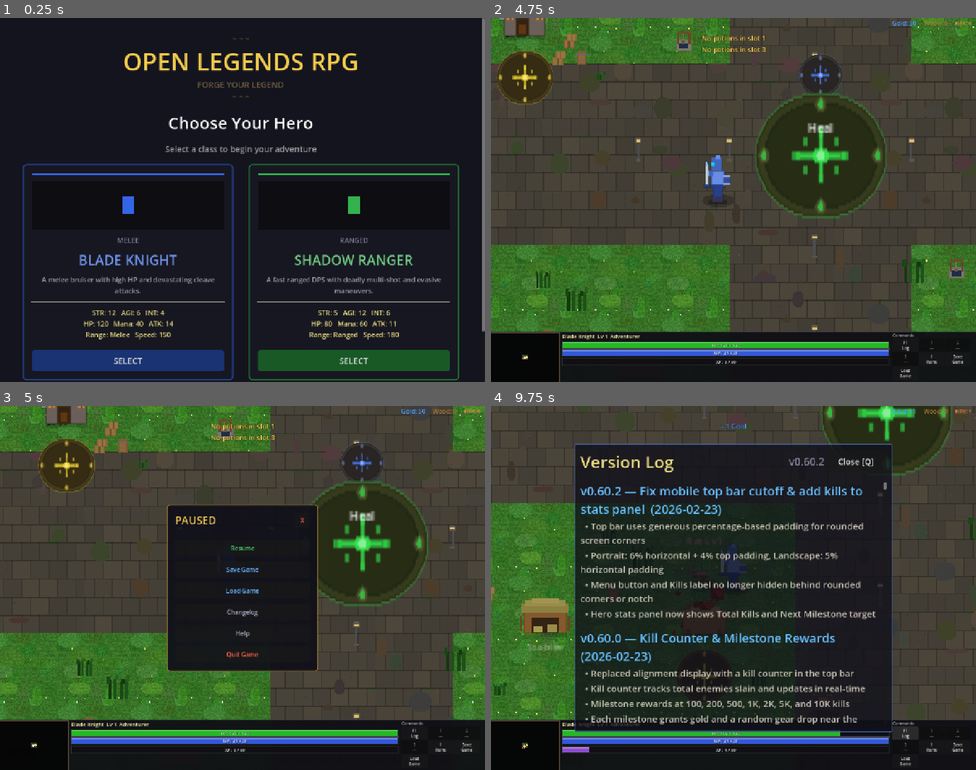
Above: before the commit, frames 1-4 (two rows, left to right).
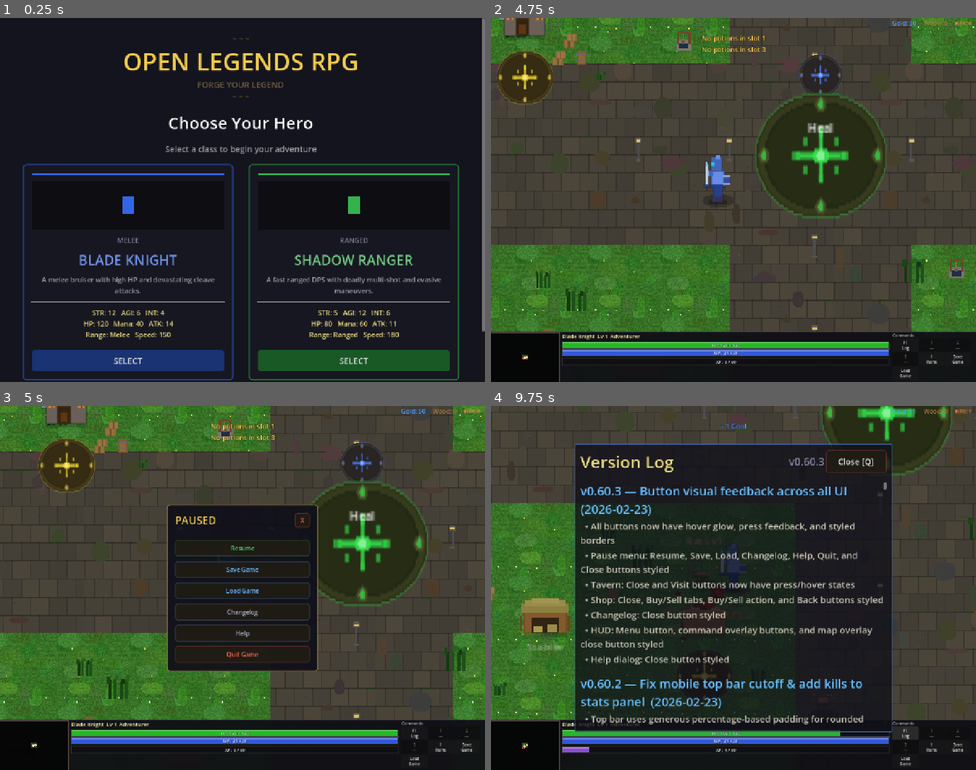
Above: after the commit, the same moments.

Repository: slxny/legends-open-rpg
Game: Godot game, scene res://scenes/main.tscn
Same seed, same stepped clock (60 frames per second), same inputs: the game is played once before the commit and once after it.
Inputs (mouse positions are in pixels of both pictures, inside the frame that each line leads up to):
- Up to frame 1 (0.25 s): no input
- Up to frame 2 (4.75 s): click "SELECT" at 0.5 s; tap Enter at 1.25 s; drag from (524, 356) to (733, 178) at 1.27 s; drag from (636, 218) to (757, 232) at 2.02 s; move the mouse to (782, 119) at 2.77 s; hold D (move_right) 2.78-3.5 s; tap 1 at 2.85 s; drag from (709, 272) to (767, 141) at 3.52 s; move the mouse to (879, 254) at 4.27 s; hold A (move_left) from 4.28 s (still down); tap 3 at 4.35 s
- Up to frame 3 (5 s): keep holding A (move_left); tap Escape (ui_cancel) at 4.9 s
- Up to frame 4 (9.75 s): release A (move_left) at 5 s; drag from (588, 533) to (854, 464) at 5.02 s; click "Resume" at 5.75 s; move the mouse to (515, 693) at 6.52 s; hold S (move_down) 6.53-7.25 s; tap F (interact) at 6.6 s; click (515, 693) at 6.67 s; drag from (665, 675) to (636, 606) at 7.27 s; drag from (544, 762) to (782, 507) at 8.02 s; drag from (883, 751) to (709, 660) at 8.77 s; click "F1 Log" at 9.5 s

Frames 1-2 are identical in both runs. In frame 3, 1.0% of the frame differs, in the area x 36-64%, y 29-71%; in frame 4, 9.7%, in the area x 18-82%, y 12-88%.

Commit message:
Add hover/press visual feedback to all UI buttons (v0.60.3)
Styled buttons across pause menu, tavern, shop, changelog, HUD overlays,
and help dialog with consistent dark theme: subtle border glow on hover,
brightened background on press, accent-colored borders per context.

Co-Authored-By: Claude Opus 4.6 <noreply@anthropic.com>

Diff:
--- a/scenes/ui/changelog_dialog.gd
+++ b/scenes/ui/changelog_dialog.gd
@@ -9,9 +9,23 @@
 var _is_visible: bool = false
 var _is_mobile: bool = false
 
-const GAME_VERSION := "v0.60.2"
+const GAME_VERSION := "v0.60.3"
 
 const CHANGELOG: Array[Dictionary] = [
+	{
+		"version": "v0.60.3",
+		"title": "Button visual feedback across all UI",
+		"date": "2026-02-23",
+		"entries": [
+			"All buttons now have hover glow, press feedback, and styled borders",
+			"Pause menu: Resume, Save, Load, Changelog, Help, Quit, and Close buttons styled",
+			"Tavern: Close and Visit buttons now have press/hover states",
+			"Shop: Close, Buy/Sell tabs, Buy/Sell action, and Back buttons styled",
+			"Changelog: Close button styled",
+			"HUD: Menu button, command overlay buttons, and map overlay close button styled",
+			"Help dialog: Close button styled",
+		]
+	},
 	{
 		"version": "v0.60.2",
 		"title": "Fix mobile top bar cutoff & add kills to stats panel",
@@ -1123,6 +1137,7 @@
 func _ready() -> void:
 	panel.visible = false
 	close_button.pressed.connect(close)
+	_style_btn(close_button, Color(1.0, 0.4, 0.3))
 	version_label.text = GAME_VERSION
 
 func open() -> void:
@@ -1192,6 +1207,24 @@
 		spacer.custom_minimum_size = Vector2(0, spacer_height)
 		entries_container.add_child(spacer)
 
+func _style_btn(btn: Button, accent: Color = Color(0.9, 0.75, 0.3)) -> void:
+	var normal = StyleBoxFlat.new()
+	normal.bg_color = Color(0.12, 0.11, 0.08, 0.95)
+	normal.border_color = accent * Color(0.5, 0.5, 0.5, 0.6)
+	normal.set_border_width_all(2)
+	normal.set_corner_radius_all(6)
+	normal.set_content_margin_all(4)
+	var hover = normal.duplicate()
+	hover.bg_color = Color(0.18, 0.16, 0.12, 0.95)
+	hover.border_color = accent * Color(0.8, 0.8, 0.8, 0.8)
+	var pressed = normal.duplicate()
+	pressed.bg_color = Color(0.25, 0.22, 0.14, 0.95)
+	pressed.border_color = accent
+	btn.add_theme_stylebox_override("normal", normal)
+	btn.add_theme_stylebox_override("hover", hover)
+	btn.add_theme_stylebox_override("pressed", pressed)
+	btn.add_theme_stylebox_override("focus", hover)
+
 func _unhandled_input(event: InputEvent) -> void:
 	if _is_visible and (event.is_action_pressed("ui_cancel") or event.is_action_pressed("ability_1")):
 		close()
--- a/scenes/ui/hud.gd
+++ b/scenes/ui/hud.gd
@@ -211,6 +211,7 @@
 	close_btn.text = "X"
 	close_btn.custom_minimum_size = Vector2(120, 100)
 	close_btn.add_theme_font_size_override("font_size", 50)
+	_style_btn(close_btn, Color(1.0, 0.4, 0.3))
 	close_btn.pressed.connect(_toggle_cmd_overlay)
 	title_row.add_child(close_btn)
 
@@ -230,6 +231,7 @@
 	log_b.custom_minimum_size = btn_size
 	log_b.size_flags_horizontal = Control.SIZE_EXPAND_FILL
 	log_b.add_theme_font_size_override("font_size", fs)
+	_style_btn(log_b, Color(0.7, 0.7, 0.8))
 	log_b.pressed.connect(func():
 		_on_changelog_pressed()
 		_toggle_cmd_overlay()
@@ -243,6 +245,7 @@
 		p.custom_minimum_size = btn_size
 		p.size_flags_horizontal = Control.SIZE_EXPAND_FILL
 		p.add_theme_font_size_override("font_size", fs)
+		_style_btn(p, Color(0.5, 1.0, 0.5))
 		var idx = i
 		p.pressed.connect(func():
 			if _player and is_instance_valid(_player):
@@ -257,6 +260,7 @@
 	inv_b.custom_minimum_size = btn_size
 	inv_b.size_flags_horizontal = Control.SIZE_EXPAND_FILL
 	inv_b.add_theme_font_size_override("font_size", fs)
+	_style_btn(inv_b, Color(0.5, 0.8, 1.0))
 	inv_b.pressed.connect(func():
 		_on_inventory_pressed()
 		_toggle_cmd_overlay()
@@ -268,6 +272,7 @@
 	save_b.custom_minimum_size = btn_size
 	save_b.size_flags_horizontal = Control.SIZE_EXPAND_FILL
 	save_b.add_theme_font_size_override("font_size", fs)
+	_style_btn(save_b, Color(0.4, 0.7, 1.0))
 	save_b.pressed.connect(func():
 		_on_save_pressed()
 		_toggle_cmd_overlay()
@@ -279,6 +284,7 @@
 	load_b.custom_minimum_size = btn_size
 	load_b.size_flags_horizontal = Control.SIZE_EXPAND_FILL
 	load_b.add_theme_font_size_override("font_size", fs)
+	_style_btn(load_b, Color(0.4, 0.7, 1.0))
 	load_b.pressed.connect(func():
 		_on_load_pressed()
 		_toggle_cmd_overlay()
@@ -355,6 +361,7 @@
 	close_btn.text = "X"
 	close_btn.custom_minimum_size = Vector2(120, 100)
 	close_btn.add_theme_font_size_override("font_size", 50)
+	_style_btn(close_btn, Color(1.0, 0.4, 0.3))
 	close_btn.pressed.connect(_toggle_map_overlay)
 	title_row.add_child(close_btn)
 
@@ -405,6 +412,7 @@
 		menu_btn.custom_minimum_size = Vector2(140, 60)
 		menu_btn.add_theme_font_size_override("font_size", 34)
 	menu_btn.modulate = Color(1, 1, 1, 0.7)
+	_style_btn(menu_btn, Color(0.9, 0.75, 0.3))
 	menu_btn.pressed.connect(func():
 		var menus = get_tree().get_nodes_in_group("pause_menu")
 		if menus.size() > 0:
@@ -507,6 +515,24 @@
 
 func _on_wood_changed(amount: int) -> void:
 	wood_label.text = "Wood: %d" % amount
+
+func _style_btn(btn: Button, accent: Color = Color(0.9, 0.75, 0.3)) -> void:
+	var normal = StyleBoxFlat.new()
+	normal.bg_color = Color(0.12, 0.11, 0.08, 0.95)
+	normal.border_color = accent * Color(0.5, 0.5, 0.5, 0.6)
+	normal.set_border_width_all(2)
+	normal.set_corner_radius_all(6)
+	normal.set_content_margin_all(4)
+	var hover = normal.duplicate()
+	hover.bg_color = Color(0.18, 0.16, 0.12, 0.95)
+	hover.border_color = accent * Color(0.8, 0.8, 0.8, 0.8)
+	var pressed = normal.duplicate()
+	pressed.bg_color = Color(0.25, 0.22, 0.14, 0.95)
+	pressed.border_color = accent
+	btn.add_theme_stylebox_override("normal", normal)
+	btn.add_theme_stylebox_override("hover", hover)
+	btn.add_theme_stylebox_override("pressed", pressed)
+	btn.add_theme_stylebox_override("focus", hover)
 
 func _on_kills_changed(total: int) -> void:
 	kills_label.text = "Kills: %d" % total
--- a/scenes/ui/pause_menu.gd
+++ b/scenes/ui/pause_menu.gd
@@ -88,6 +88,7 @@
 	close_btn.custom_minimum_size = Vector2(120, 100) if _is_mobile else Vector2(40, 32)
 	close_btn.add_theme_font_size_override("font_size", 50 if _is_mobile else 16)
 	close_btn.add_theme_color_override("font_color", Color(1.0, 0.4, 0.3))
+	_style_btn(close_btn, Color(1.0, 0.4, 0.3))
 	close_btn.pressed.connect(func(): close())
 	top_bar.add_child(close_btn)
 
@@ -118,8 +119,27 @@
 	btn.size_flags_horizontal = Control.SIZE_EXPAND_FILL
 	btn.add_theme_font_size_override("font_size", font_size)
 	btn.add_theme_color_override("font_color", color)
+	_style_btn(btn, color)
 	btn.pressed.connect(callback)
 	parent.add_child(btn)
+
+func _style_btn(btn: Button, accent: Color = Color(0.9, 0.75, 0.3)) -> void:
+	var normal = StyleBoxFlat.new()
+	normal.bg_color = Color(0.12, 0.11, 0.08, 0.95)
+	normal.border_color = accent * Color(0.5, 0.5, 0.5, 0.6)
+	normal.set_border_width_all(2)
+	normal.set_corner_radius_all(6)
+	normal.set_content_margin_all(4)
+	var hover = normal.duplicate()
+	hover.bg_color = Color(0.18, 0.16, 0.12, 0.95)
+	hover.border_color = accent * Color(0.8, 0.8, 0.8, 0.8)
+	var pressed = normal.duplicate()
+	pressed.bg_color = Color(0.25, 0.22, 0.14, 0.95)
+	pressed.border_color = accent
+	btn.add_theme_stylebox_override("normal", normal)
+	btn.add_theme_stylebox_override("hover", hover)
+	btn.add_theme_stylebox_override("pressed", pressed)
+	btn.add_theme_stylebox_override("focus", hover)
 
 func _on_save() -> void:
 	SaveLoadManager.save_game()
@@ -196,6 +216,7 @@
 	close_btn.custom_minimum_size = Vector2(120, 100) if _is_mobile else Vector2(80, 32)
 	if _is_mobile:
 		close_btn.add_theme_font_size_override("font_size", 50)
+	_style_btn(close_btn, Color(1.0, 0.4, 0.3))
 	close_btn.pressed.connect(func(): help_layer.queue_free())
 	top.add_child(close_btn)
 	vbox.add_child(top)
--- a/scenes/ui/shop_dialog.gd
+++ b/scenes/ui/shop_dialog.gd
@@ -125,6 +125,7 @@
 		_close_btn.text = "Close [Q]"
 		_close_btn.custom_minimum_size = Vector2(90, 30)
 		_close_btn.add_theme_font_size_override("font_size", fs_btn)
+	_style_btn(_close_btn, Color(1.0, 0.4, 0.3))
 	_close_btn.pressed.connect(close)
 	top_bar.add_child(_close_btn)
 
@@ -143,6 +144,7 @@
 	_buy_tab_btn.size_flags_horizontal = Control.SIZE_EXPAND_FILL
 	_buy_tab_btn.custom_minimum_size = Vector2(0, tab_h)
 	_buy_tab_btn.add_theme_font_size_override("font_size", fs_btn)
+	_style_btn(_buy_tab_btn, Color(0.3, 0.8, 0.4))
 	_buy_tab_btn.pressed.connect(func(): _switch_tab(0))
 	tab_bar.add_child(_buy_tab_btn)
 
@@ -151,6 +153,7 @@
 	_sell_tab_btn.size_flags_horizontal = Control.SIZE_EXPAND_FILL
 	_sell_tab_btn.custom_minimum_size = Vector2(0, tab_h)
 	_sell_tab_btn.add_theme_font_size_override("font_size", fs_btn)
+	_style_btn(_sell_tab_btn, Color(1.0, 0.85, 0.3))
 	_sell_tab_btn.pressed.connect(func(): _switch_tab(1))
 	tab_bar.add_child(_sell_tab_btn)
 
@@ -235,12 +238,14 @@
 	_detail_action_btn = Button.new()
 	_detail_action_btn.custom_minimum_size = Vector2(280 if _is_mobile else 100, btn_h + 10 if _is_mobile else btn_h + 4)
 	_detail_action_btn.add_theme_font_size_override("font_size", fs_btn)
+	_style_btn(_detail_action_btn, Color(0.3, 0.9, 0.4))
 	action_row.add_child(_detail_action_btn)
 
 	_detail_close_btn = Button.new()
 	_detail_close_btn.text = "Back"
 	_detail_close_btn.custom_minimum_size = Vector2(220 if _is_mobile else 80, btn_h + 10 if _is_mobile else btn_h + 4)
 	_detail_close_btn.add_theme_font_size_override("font_size", fs_btn)
+	_style_btn(_detail_close_btn, Color(0.7, 0.7, 0.7))
 	_detail_close_btn.pressed.connect(func():
 		AudioManager.play_sfx("ui_tap", -4.0)
 		_hide_detail()
@@ -493,6 +498,28 @@
 	_hide_detail()
 	_refresh()
 
+func _style_btn(btn: Button, accent: Color = Color(0.9, 0.75, 0.3)) -> void:
+	var normal = StyleBoxFlat.new()
+	normal.bg_color = Color(0.12, 0.11, 0.08, 0.95)
+	normal.border_color = accent * Color(0.5, 0.5, 0.5, 0.6)
+	normal.set_border_width_all(2)
+	normal.set_corner_radius_all(6)
+	normal.set_content_margin_all(4)
+	var hover = normal.duplicate()
+	hover.bg_color = Color(0.18, 0.16, 0.12, 0.95)
+	hover.border_color = accent * Color(0.8, 0.8, 0.8, 0.8)
+	var pressed = normal.duplicate()
+	pressed.bg_color = Color(0.25, 0.22, 0.14, 0.95)
+	pressed.border_color = accent
+	var disabled = normal.duplicate()
+	disabled.bg_color = Color(0.08, 0.08, 0.06, 0.7)
+	disabled.border_color = Color(0.3, 0.3, 0.3, 0.4)
+	btn.add_theme_stylebox_override("normal", normal)
+	btn.add_theme_stylebox_override("hover", hover)
+	btn.add_theme_stylebox_override("pressed", pressed)
+	btn.add_theme_stylebox_override("disabled", disabled)
+	btn.add_theme_stylebox_override("focus", hover)
+
 func _unhandled_input(event: InputEvent) -> void:
 	if not _is_visible:
 		return
--- a/scenes/ui/tavern_dialog.gd
+++ b/scenes/ui/tavern_dialog.gd
@@ -35,6 +35,7 @@
 func _ready() -> void:
 	panel.visible = false
 	close_button.pressed.connect(close)
+	_style_btn(close_button, Color(1.0, 0.4, 0.3))
 
 func setup(player: Node2D) -> void:
 	_player = player
@@ -128,6 +129,7 @@
 	visit_btn.custom_minimum_size = Vector2(320, 80) if _is_mobile else Vector2(130, 36)
 	if _is_mobile:
 		visit_btn.add_theme_font_size_override("font_size", 34)
+	_style_btn(visit_btn, Color(0.9, 0.4, 0.5))
 	visit_btn.pressed.connect(_on_visit)
 	if GameManager.gold < VISIT_COST:
 		visit_btn.disabled = true
@@ -199,6 +201,28 @@
 			return b
 	return {}
 
+func _style_btn(btn: Button, accent: Color = Color(0.9, 0.75, 0.3)) -> void:
+	var normal = StyleBoxFlat.new()
+	normal.bg_color = Color(0.12, 0.11, 0.08, 0.95)
+	normal.border_color = accent * Color(0.5, 0.5, 0.5, 0.6)
+	normal.set_border_width_all(2)
+	normal.set_corner_radius_all(6)
+	normal.set_content_margin_all(4)
+	var hover = normal.duplicate()
+	hover.bg_color = Color(0.18, 0.16, 0.12, 0.95)
+	hover.border_color = accent * Color(0.8, 0.8, 0.8, 0.8)
+	var pressed = normal.duplicate()
+	pressed.bg_color = Color(0.25, 0.22, 0.14, 0.95)
+	pressed.border_color = accent
+	var disabled = normal.duplicate()
+	disabled.bg_color = Color(0.08, 0.08, 0.06, 0.7)
+	disabled.border_color = Color(0.3, 0.3, 0.3, 0.4)
+	btn.add_theme_stylebox_override("normal", normal)
+	btn.add_theme_stylebox_override("hover", hover)
+	btn.add_theme_stylebox_override("pressed", pressed)
+	btn.add_theme_stylebox_override("disabled", disabled)
+	btn.add_theme_stylebox_override("focus", hover)
+
 func _unhandled_input(event: InputEvent) -> void:
 	if _is_visible and (event.is_action_pressed("ui_cancel") or event.is_action_pressed("ability_1")):
 		close()
